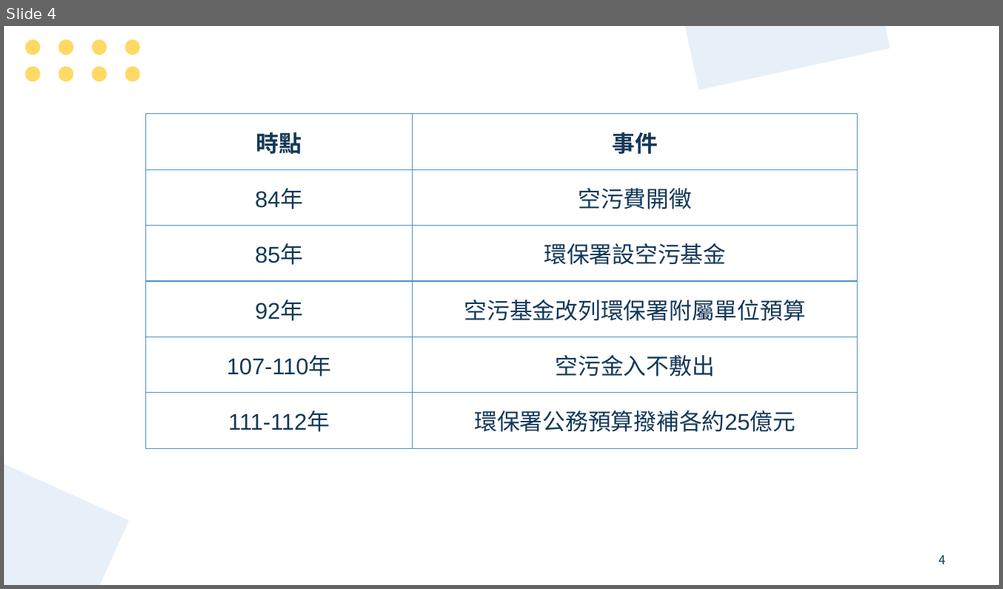
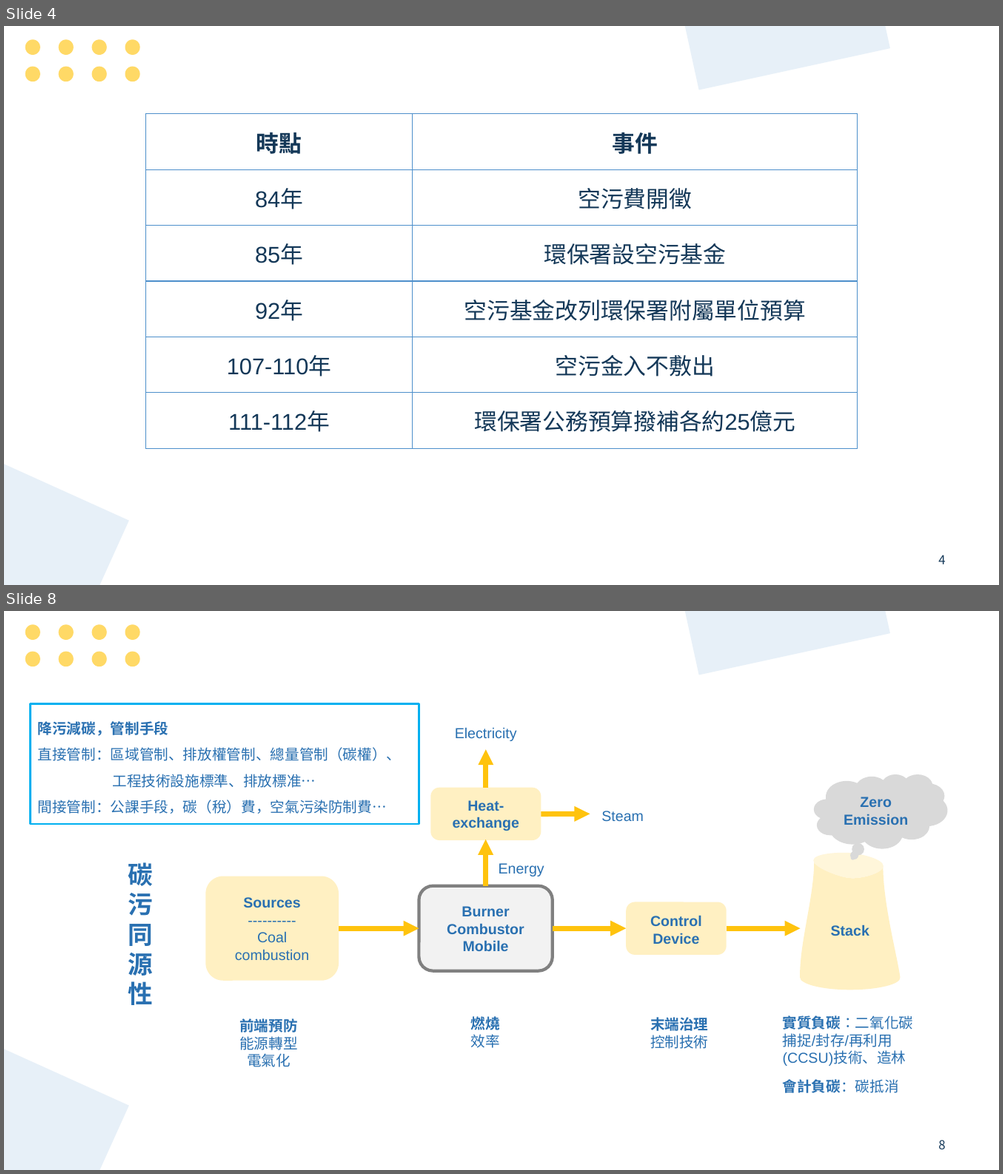
Before and after one commit to mt019/1121_Fiscal_Law, a slide deck: _material/_我的學期報告/_ppt/空氣污染防制基金.pptx. Shown one above the other, each under a label of ours: slide 4 before the commit, slides 4 and 8 after it; the slides between them are not shown. The pictures are 1003x589 and 1003x1174 pixels, drawn with LibreOffice and Linux fonts; fonts in the diff are those of the drawing. Boxes give left, top, right and bottom in pixels: in the first picture for what was removed or moved away, otherwise in the second. Text is boxed around its words. In the diff, an @@ line names an element or a change of style, - is before the commit and + after.

```diff
--- a/_material/_我的學期報告/_ppt/空氣污染防制基金.pptx
+++ b/_material/_我的學期報告/_ppt/空氣污染防制基金.pptx
@@ slide 8 added at box(4, 611, 999, 1170), background #FFFFFF; not listed: 11 template elements that a slide beside it also shows @@
@@ rectangle added at box(30, 703, 419, 824), outline #00B0F0 2 pt, 14 pt, text #2970B1 @@
+降污減碳，管制手段
+直接管制：區域管制、排放權管制、總量管制（碳權）、
+工程技術設施標準、排放標准…
+間接管制：公課手段，碳（稅）費，空氣污染防制費…
@@ text added at box(455, 727, 517, 741), 14 pt, text #2970B1 @@
+Electricity
@@ arrow added from (486, 788) to (486, 750), #FFC30D 5 pt @@
@@ rounded rectangle added at box(431, 788, 541, 841), fill #FFF0C2, 14 pt, text #2970B1, bold @@
+Heat- exchange
@@ thought cloud added at box(814, 775, 947, 849), fill #D9D9D9, 14 pt, text #2970B1, bold @@
+Zero Emission
@@ arrow added from (541, 814) to (589, 814), #FFC30D 5 pt @@
@@ text added at box(601, 811, 643, 822), 14 pt, text #2970B1 @@
+Steam
@@ arrow added from (486, 886) to (486, 840), #FFC30D 5 pt @@
@@ freeform shape added at box(800, 853, 901, 990), fill #FFF0C2, 14 pt, text #2970B1, bold @@
+Stack
@@ text added at box(128, 863, 153, 1005), 24 pt, text #2970B1, bold @@
+碳污同源性
@@ rounded rectangle added at box(205, 877, 338, 981), fill #FFF0C2, 14 pt, text #2970B1 @@
+Sources
+----------
+Coal combustion
@@ text added at box(498, 863, 544, 877), 14 pt, text #2970B1 @@
+Energy
@@ rounded rectangle added at box(419, 886, 552, 971), fill #F2F2F2, outline #808080 3 pt, 14 pt, text #2970B1, bold @@
+Burner
+Combustor
+Mobile
@@ rounded rectangle added at box(626, 902, 726, 955), fill #FFF0C2, 14 pt, text #2970B1, bold @@
+Control
+Device
@@ arrow added from (339, 929) to (419, 929), #FFC30D 5 pt @@
@@ arrow added from (552, 929) to (626, 929), #FFC30D 5 pt @@
@@ arrow added from (726, 929) to (800, 929), #FFC30D 5 pt @@
@@ text added at box(239, 1019, 297, 1068), 14 pt, text #2970B1 @@
+前端預防
+能源轉型
+電氣化
@@ text added at box(471, 1017, 500, 1048), 14 pt, text #2970B1, bold @@
+燃燒
+效率
@@ text added at box(650, 1017, 708, 1049), 14 pt, text #2970B1, bold @@
+末端治理
+控制技術
@@ text added at box(782, 1016, 913, 1066), 14 pt, text #2970B1 @@
+實質負碳：二氧化碳捕捉/封存/再利用(CCSU)技術、造林
@@ text added at box(782, 1079, 899, 1093), 14 pt, text #2970B1, bold @@
+會計負碳：碳抵消
```
Also in this commit, not shown: 4 slides changed, 15 other slides added, 9 slides removed, 11 other files.
